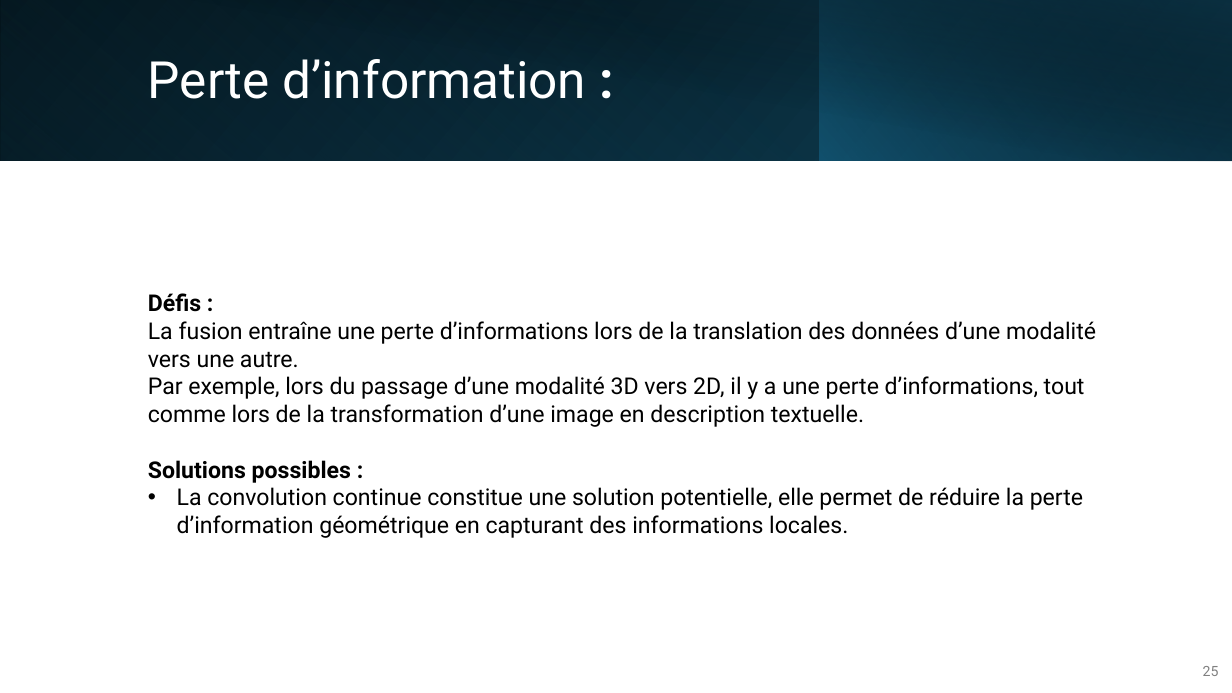
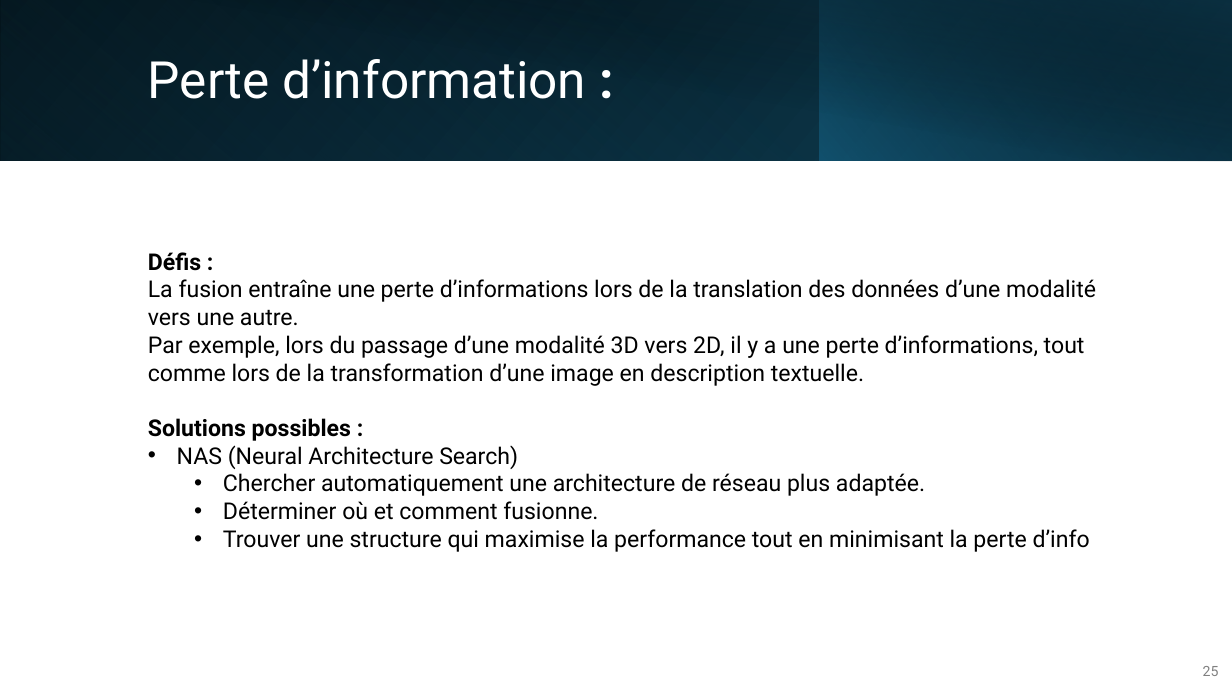
Before and after one commit to IzowRM/Stage-Cetic, a slide deck: slide 25 of Doc Slide/Presentation_du_27_01.pptx. Drawn at 1232x693 pixels with LibreOffice and Linux fonts; fonts in the diff are those of the drawing. Boxes give left, top, right and bottom in pixels: in the first picture for what was removed or moved away, otherwise in the second. Text is boxed around its words. In the diff, an @@ line names an element or a change of style, - is before the commit and + after.

```diff
--- a/Doc Slide/Presentation_du_27_01.pptx
+++ b/Doc Slide/Presentation_du_27_01.pptx
@@ text at <box>177,445,1090,552</box>: text changed @@
-• La convolution continue constitue une solution potentielle, elle permet de réduire la perte d’information géométrique en capturant des informations locales.
+• NAS (Neural Architecture Search)
+  • Chercher automatiquement une architecture de réseau plus adaptée.
+  • Déterminer où et comment fusionne.
+  • Trouver une structure qui maximise la performance tout en minimisant la perte d’info
```
Also in this commit, not shown: 9 other slides changed, 1 slide added, 6 slides removed, 3 other files.
